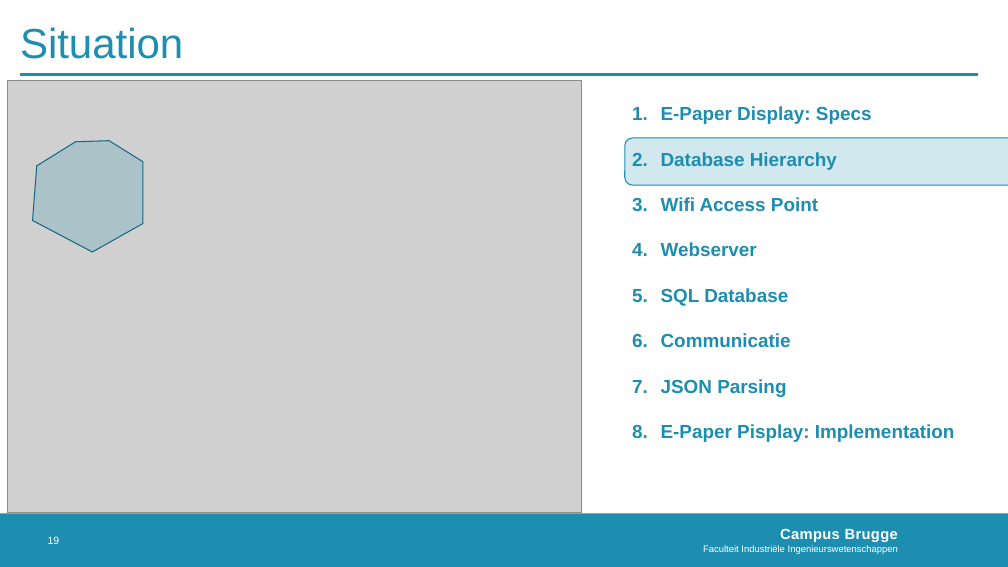
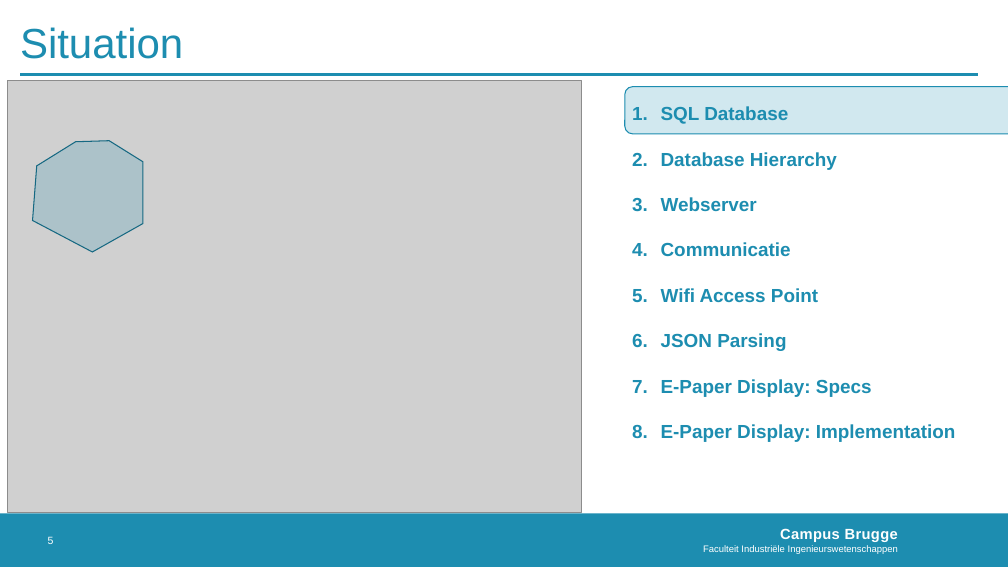
Before and after one commit to MichelDequick/E-ink-Room-Reservation-Display, a slide deck: slide 5 of Documentation/Presentatie.pptx (slide 19 before the commit). Drawn at 1008x567 pixels with LibreOffice and Linux fonts; fonts in the diff are those of the drawing; grey boxes stand for pictures; background and template pictures are left out. Boxes give left, top, right and bottom in pixels: in the first picture for what was removed or moved away, otherwise in the second. Text is boxed around its words. In the diff, an @@ line names an element or a change of style, - is before the commit and + after.

```diff
--- a/Documentation/Presentatie.pptx
+++ b/Documentation/Presentatie.pptx
@@ rounded rectangle: place and size @@
-rounded rectangle at box(625, 138, 1008, 185)
+rounded rectangle at box(625, 87, 1008, 134)
@@ text at box(661, 106, 837, 351): paragraphs added @@
+1. SQL Database
+2. Database Hierarchy
+3. Webserver
+4. Communicatie
+5. Wifi Access Point
+6. JSON Parsing
@@ text at box(661, 424, 956, 442): text changed @@
-2. Database Hierarchy
-3. Wifi Access Point
-4. Webserver
-5. SQL Database
-6. Communicatie
-7. JSON Parsing
-8. E-Paper Pisplay: Implementation
+8. E-Paper Display: Implementation
@@ page number at box(48, 536, 54, 544): text changed @@
-19
+5
```
Also in this commit, not shown: 7 other slides changed, 13 slides added, 1 other file.
